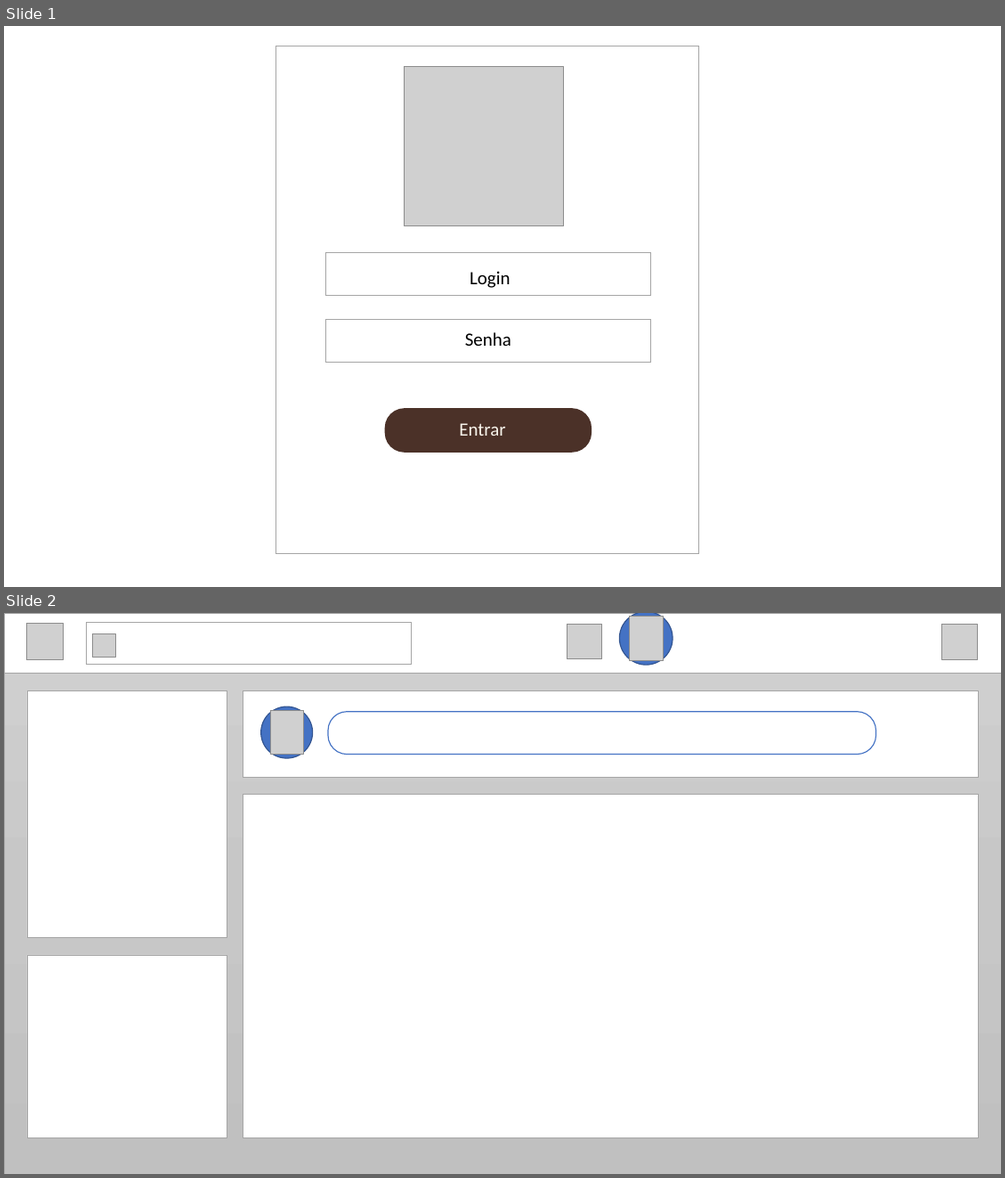
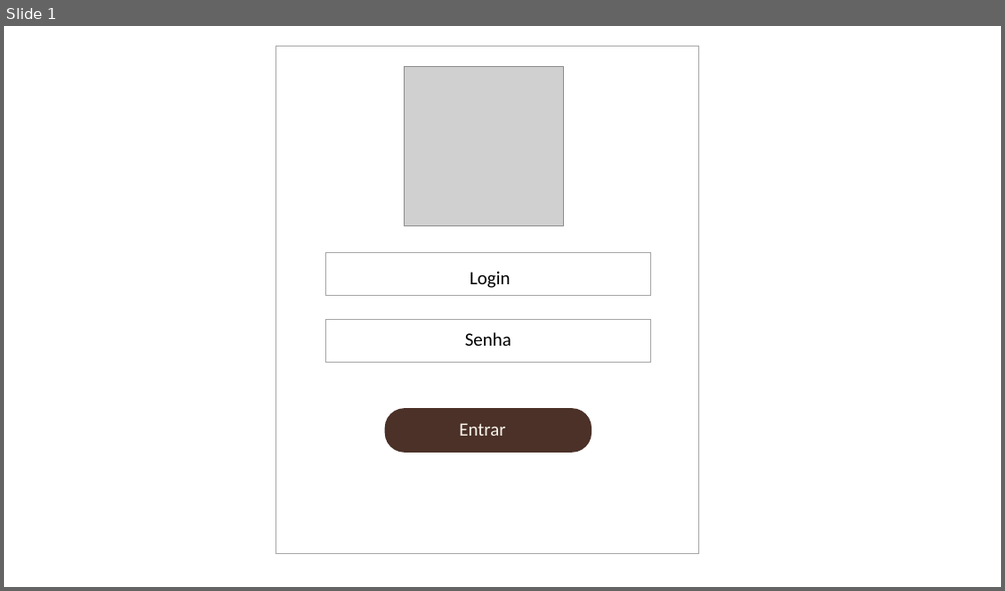
Before and after one commit to hncambraia/projetoTera, a slide deck: Prototipo.pptx. Shown one above the other, each under a label of ours: slides 1 and 2 before the commit, slide 1 after it. The pictures are 1005x1178 and 1005x591 pixels, drawn with LibreOffice and Linux fonts; fonts in the diff are those of the drawing; grey boxes stand for pictures. Boxes give left, top, right and bottom in pixels: in the first picture for what was removed or moved away, otherwise in the second. Text is boxed around its words. In the diff, an @@ line names an element or a change of style, - is before the commit and + after.

```diff
--- a/Prototipo.pptx
+++ b/Prototipo.pptx
@@ slide 2 removed at (x1=4, y1=613, x2=1001, y2=1174), background #FFFFFF @@
@@ rectangle removed at (x1=4, y1=613, x2=1001, y2=1174) @@
@@ rectangle removed at (x1=4, y1=613, x2=1001, y2=673) @@
@@ picture removed at (x1=26, y1=623, x2=64, y2=660) @@
@@ rectangle removed at (x1=86, y1=622, x2=412, y2=665) @@
@@ picture removed at (x1=92, y1=634, x2=115, y2=657) @@
@@ picture removed at (x1=567, y1=625, x2=602, y2=659) @@
@@ ellipse removed at (x1=619, y1=613, x2=672, y2=665) @@
@@ picture removed at (x1=630, y1=616, x2=663, y2=661) @@
@@ picture removed at (x1=942, y1=625, x2=978, y2=659) @@
@@ rectangle removed at (x1=27, y1=690, x2=226, y2=937) @@
@@ rectangle removed at (x1=243, y1=690, x2=979, y2=777) @@
@@ ellipse removed at (x1=261, y1=706, x2=313, y2=758) @@
@@ picture removed at (x1=271, y1=711, x2=303, y2=755) @@
@@ rounded rectangle removed at (x1=328, y1=712, x2=876, y2=755) @@
@@ rectangle removed at (x1=243, y1=795, x2=979, y2=1138) @@
@@ rectangle removed at (x1=27, y1=955, x2=226, y2=1138) @@
```
Also in this commit, not shown: 1 slide changed, 1 slide added, 7 other files.
